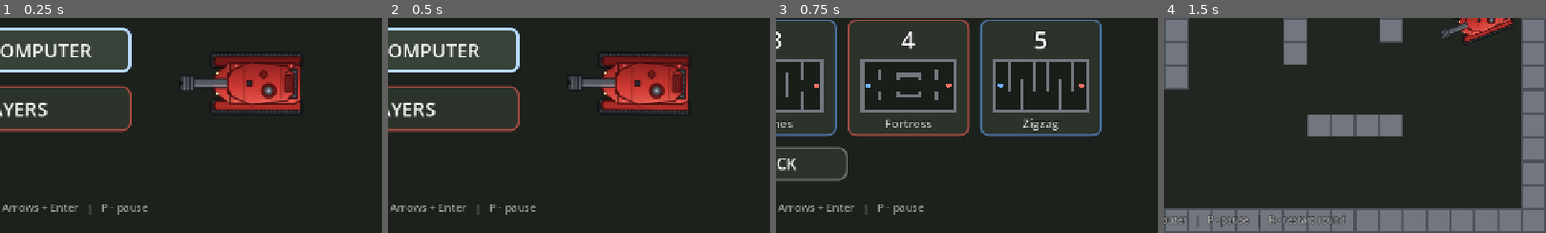
Above: before the commit, frames 1-4 (left to right).
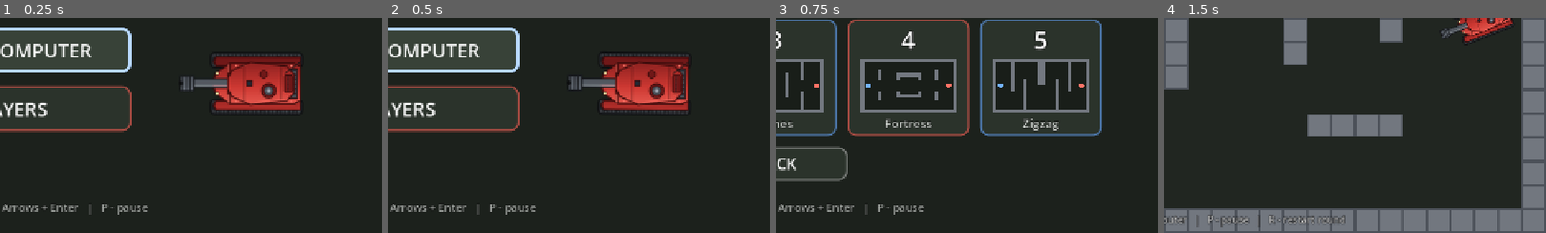
Above: after the commit, the same moments.

Repository: TimDev7/tank-game
Game: Godot game, scene res://game/menu/main_menu.tscn
The game is run twice, just before and just after one commit, with the same random seed, the same clock (stepped at 60 frames per second) and the same inputs.
Inputs (mouse positions are % of the whole screen's width and height, from its top left):
- Up to frame 1 (0.25 s): no input
- Up to frame 2 (0.5 s): no input
- Up to frame 3 (0.75 s): click "PLAY VS COMPUTER" at 0.5 s
- Up to frame 4 (1.5 s): click (15, 64) at 1.27 s
The pictures show only the part of the screen within x 50-100%, y 50-100%; the shares and areas given below are measured in that part.

Frames 1-2 are identical in both runs. In frame 3, 1.3% of the frame differs, in the area x 60-78%, y 20-43%; in frame 4, nothing differs.

Commit message:
Level select: preload thumbnail, move Zigzag walls off spawn; all levels verified
Co-Authored-By: Claude Sonnet 5.5 <noreply@anthropic.com>

Diff:
--- a/game/arena/levels.gd
+++ b/game/arena/levels.gd
@@ -29,7 +29,7 @@
 	},
 	{
 		"name": "Zigzag",
-		"rects": [[5, 1, 1, 10], [9, 7, 1, 10], [13, 1, 1, 10]],
+		"rects": [[6, 1, 1, 10], [10, 7, 1, 10], [15, 1, 2, 8]],
 	},
 ]
 
--- a/game/menu/main_menu.gd
+++ b/game/menu/main_menu.gd
@@ -12,6 +12,7 @@
 
 const MATCH_SCENE := "res://game/match/match.tscn"
 const JUICY := preload("res://template/ui/components/juicy_button_component.tscn")
+const THUMB := preload("res://game/menu/level_thumb.gd")
 const HULLS := {
 	1: preload("res://game/tanks/art/tank_blue_hull.png"),
 	2: preload("res://game/tanks/art/tank_red_hull.png"),
@@ -221,8 +222,8 @@
 	box.add_theme_constant_override("separation", 4)
 	box.mouse_filter = Control.MOUSE_FILTER_IGNORE
 	box.add_child(_label(str(index + 1), 40, Color.WHITE))
-	var thumb := LevelThumb.new()
-	thumb.level_index = index
+	var thumb: Control = THUMB.new()
+	thumb.set("level_index", index)
 	thumb.size_flags_horizontal = Control.SIZE_SHRINK_CENTER
 	box.add_child(thumb)
 	box.add_child(_label(tr(Levels.level_name(index)), 20, Color(0.85, 0.87, 0.85)))
Not shown, added: game/menu/level_thumb.gd.uid
